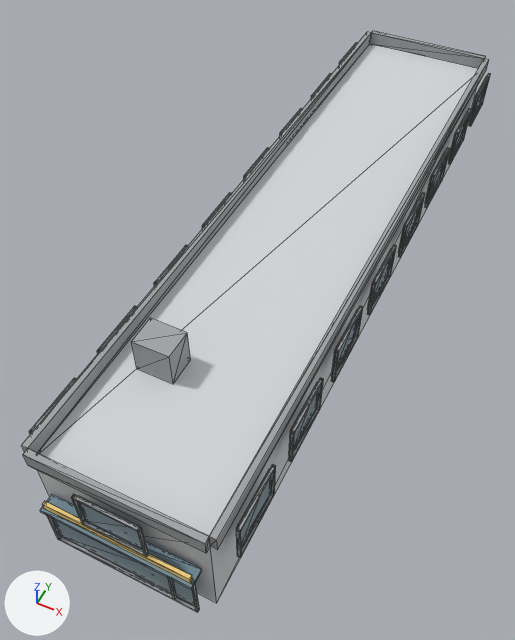
An edit to the glTF model public/buildings/commercial_1x4_a.glb, drawn before and after from the same camera.
Before and after are seen from a camera (50 mm lens) standing at (11.8, -7.5, 24.5) and looking at (2.2, 11.7, 0.6). Lighting does not change. The marker at lower left points along +X, +Y and +Z. The older version comes first. Mesh edges are drawn as thin lines. Vertices at exactly the same position are counted once.

Names of what the first picture shows: 'commercial_1x4_a_0'.
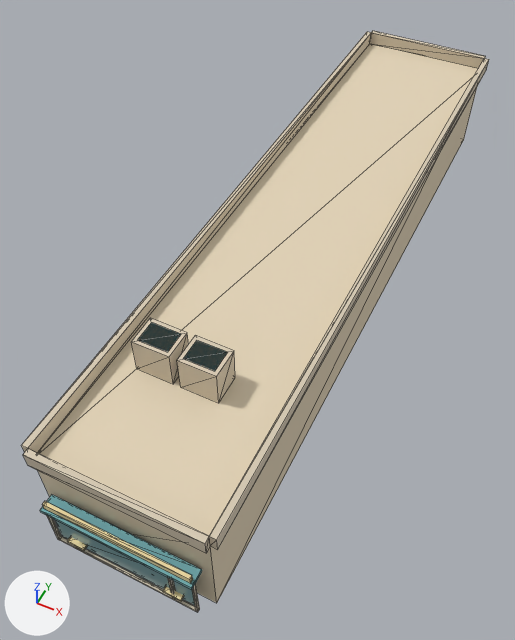
The change in detail:
Material 'commercial_1x4_a_wall' (mat_commercial_1x4_a_wall) changes colour from light grey #d4d7da to beige #e3d4b8; in linear values from (0.66, 0.68, 0.7) to (0.77, 0.66, 0.48).
Material 'commercial_1x4_a_trim' (mat_commercial_1x4_a_trim) changes colour from grey #a2a5a7 to beige #d8cbb5; in linear values from (0.363, 0.374, 0.385) to (0.69, 0.6, 0.46).
me_commercial_1x4_a_0 is used by ob_commercial_1x4_a_0; location (0.0, 0.0, 0.0).
Verts and faces of me_commercial_1x4_a_0; kept vertices keep their numbers, new ones are numbered from 820.
me_commercial_1x4_a_0 had 820 vertices, 1248 faces and spanned x -0.6..7.1, y -0.8..31.1, z 0.0..6.0.
me_commercial_1x4_a_0 now has 148 vertices, 232 faces and spans x -0.2..6.8, y -0.8..30.8, z 0.0..6.0.
me_commercial_1x4_a_0 part 1: a new loose piece, a box spanning x 2.8..4.3, y 4.6..5.8, z 4.5..6.0, in mat_commercial_1x4_a_trim (beige #d8cbb5).
me_commercial_1x4_a_0 part 2: a new loose piece, a box spanning x 0.95..1.65, y -0.68..-0.1, z 0.65..0.76, in mat_commercial_1x4_a_sign (beige #f0dda6).
me_commercial_1x4_a_0 part 3: a new loose piece, a box spanning x 4.85..5.55, y -0.68..-0.1, z 0.65..0.76, in mat_commercial_1x4_a_sign (beige #f0dda6).
me_commercial_1x4_a_0 part 4: 90 loose pieces with 720 vertices, spanning x -0.6..7.1, y -0.6..31.1, z 2.9..4.7, are deleted.
Part 5, on me_commercial_1x4_a_0:
New vertex 820 is at (1.1, 4.7, 6.0), pixel (137, 340).
New vertex 821 is at (1.1, 5.6, 6.0), pixel (151, 322).
New vertex 822 is at (2.9, 4.7, 6.0), pixel (183, 358).
New vertex 823 is at (2.9, 5.6, 6.0), pixel (196, 340).
New vertices 824 to 827 stand at vertices 820 to 823, in that order, plus (1.2, 0.0, 0.0).
New faces: (820, 821, 825), (820, 825, 824), (822, 823, 827), (822, 827, 826) (mat_commercial_1x4_a_glass (cyan #7caaaf)).
Other edits to the shape of me_commercial_1x4_a_0 do not show in these pictures.

Location of each change, [x1, y1, x2, y2] in pixels of the pictures (515 x 640 px):
'commercial_1x4_a_0', recoloured, reshaped (light grey to beige): before [22, 31, 491, 612]; after [22, 31, 489, 612]
part 1 of me_commercial_1x4_a_0, added (beige): after [177, 336, 235, 403]
part 2 of me_commercial_1x4_a_0, added: after [67, 537, 87, 551]
part 3 of me_commercial_1x4_a_0, added: after [163, 586, 184, 601]
part 4 of me_commercial_1x4_a_0, deleted: before [29, 43, 491, 558]
part 5 of me_commercial_1x4_a_0, added: after [139, 322, 227, 371]
